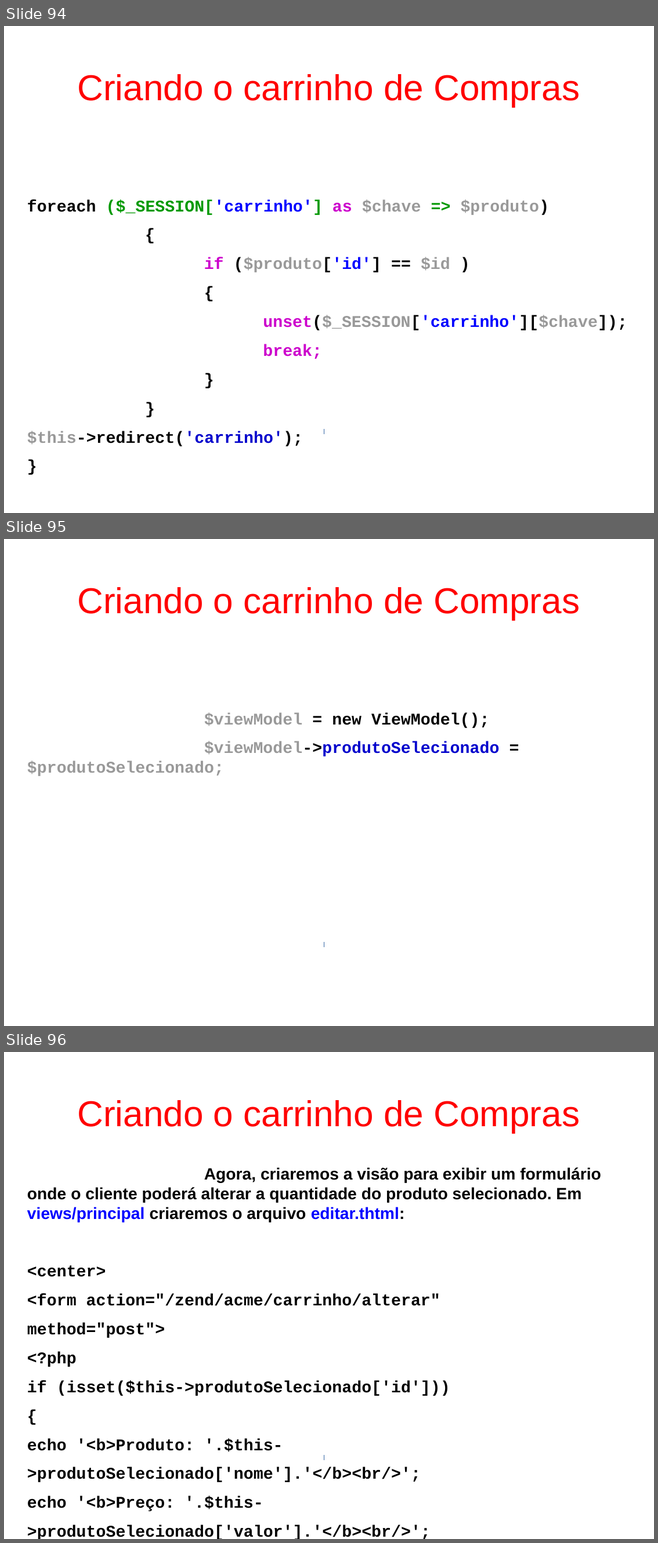
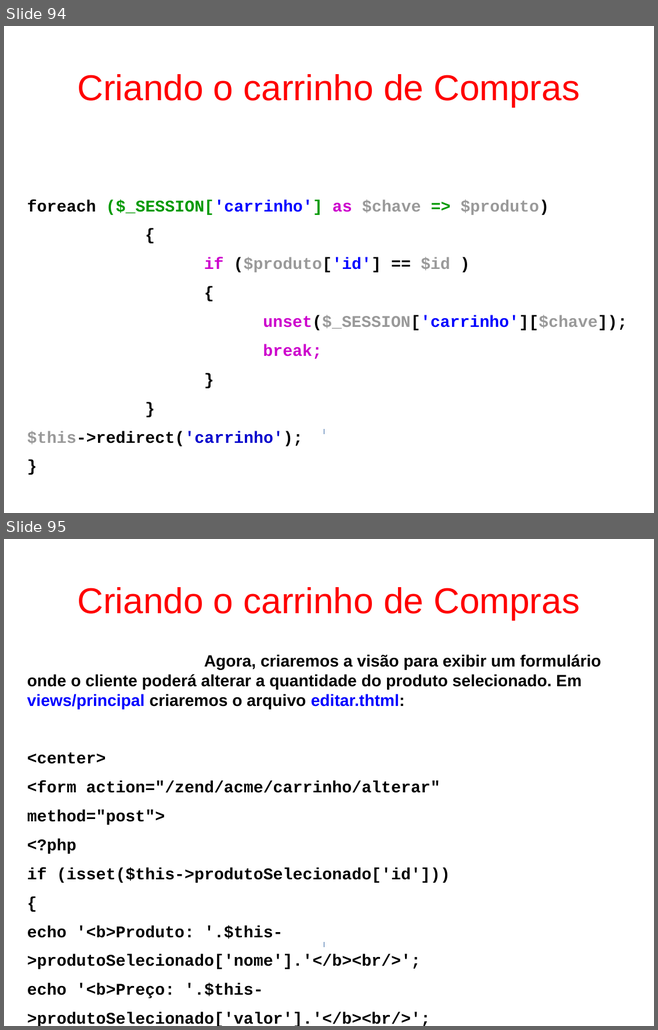
Before and after one commit to fgsl/lojasacme, a slide deck: docs/tutorial.odp. Shown one above the other, each under a label of ours: slides 94, 95 and 96 before the commit, slides 94 and 95 after it. The pictures are 658x1543 and 658x1030 pixels, drawn with LibreOffice and Linux fonts; fonts in the diff are those of the drawing. Boxes give left, top, right and bottom in pixels: in the first picture for what was removed or moved away, otherwise in the second. Text is boxed around its words. In the diff, an @@ line names an element or a change of style, - is before the commit and + after.

Commit message:
Remover o slide 95 #46

```diff
--- a/docs/tutorial.odp
+++ b/docs/tutorial.odp
@@ slide 95 removed at [4,539,654,1026], background #FFFFFF @@
@@ title removed at [77,587,579,620] @@
-Criando o carrinho de Compras
@@ text removed at [27,713,499,776] @@
-$viewModel = new ViewModel();
-$viewModel->produtoSelecionado = $produtoSelecionado;
@@ rectangle removed at [324,943,324,947] @@
@@ what was slide 96 is now slide 95 @@
```
Also in this commit, not shown: 1 other file.
